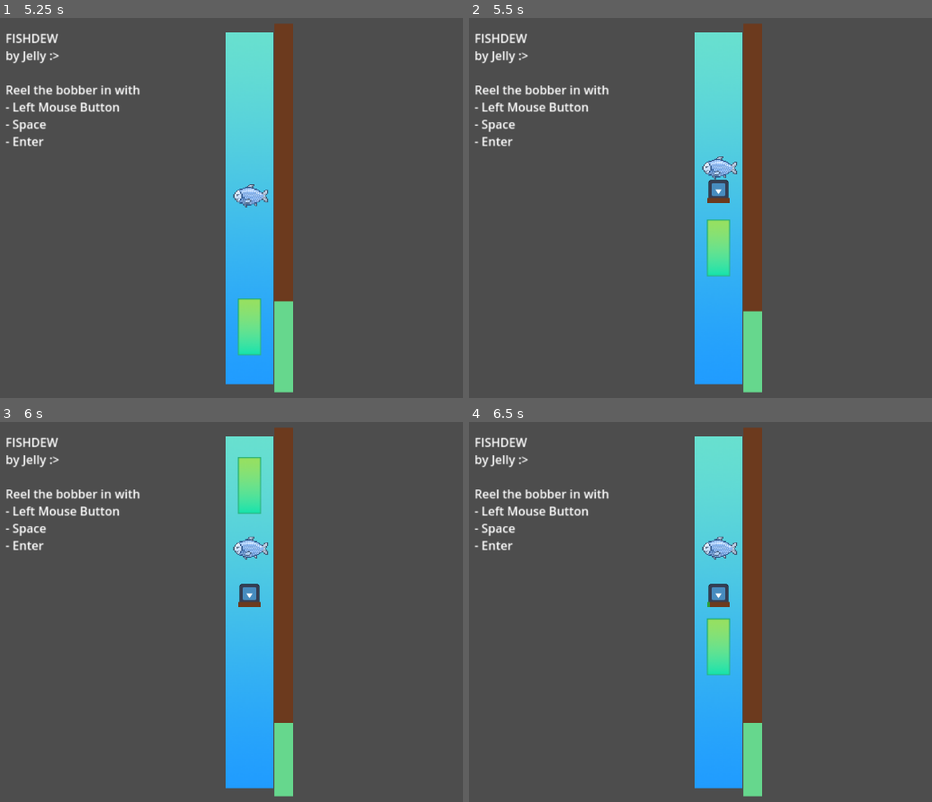
Above: before the commit, frames 1-4 (two rows, left to right).
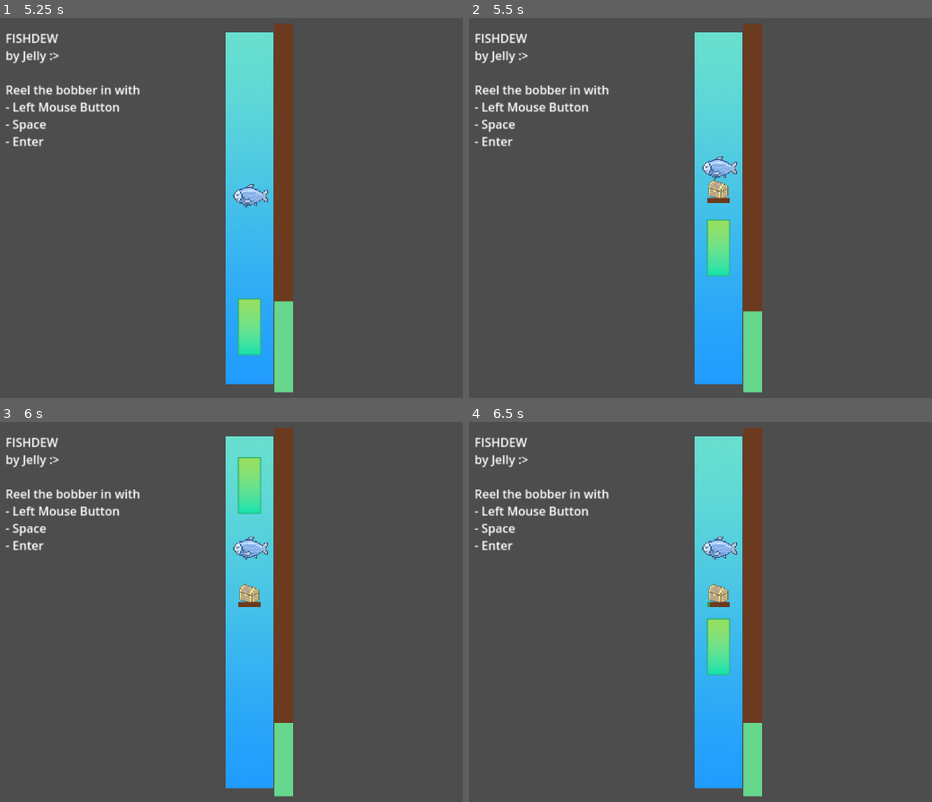
Above: after the commit, the same moments.

Repository: Anjellyrika/fishdew
Game: Godot game, scene res://src/main_level.tscn
Same seed, same stepped clock (60 frames per second), same inputs: the game is played once before the commit and once after it. The engine's default icon, where the game draws it, is replaced by a stand-in: a white triangle on a blue panel in a dark square.
Inputs (mouse positions are in pixels of both pictures, inside the frame that each line leads up to):
- Up to frame 1 (5.25 s): tap Enter at 0.5, 0.6, 2.1, 3.6, 5.1 s; move the mouse to (439, 37) at 0.52 s; hold Space (up) 0.53-2.03 s; click (439, 37) at 0.67 s; move the mouse to (106, 227) at 1.27 s; tap F at 1.35, 2.85, 4.35 s; move the mouse to (319, 120) at 2.02 s; move the mouse to (212, 287) at 2.77 s; hold Space (up) 2.78-4.28 s; click (212, 287) at 2.92 s; move the mouse to (outside the picture) at 3.52 s; move the mouse to (32, 147) at 4.27 s; tap Space (up) at 4.52 s; move the mouse to (287, 208) at 5.02 s; hold Space (up) from 5.03 s (still down); click (287, 208) at 5.17 s
- Up to frame 2 (5.5 s): keep holding Space (up)
- Up to frame 3 (6 s): move the mouse to (143, 509) at 5.77 s; release Space (up) at 5.78 s; tap F at 5.85 s
- Up to frame 4 (6.5 s): tap Space (up) at 6.02 s

Frame 1 is identical in both runs. In frame 2, 0.2% of the frame differs, in the area x 51-57%, y 42-48%; in frame 3, 0.2%; in frame 4, 0.2%.

Commit message:
feat: add treasure chest sprite

Diff:
--- a/src/chest.tscn
+++ b/src/chest.tscn
@@ -1,8 +1,8 @@
 [gd_scene load_steps=7 format=3 uid="uid://cmjndycxmndy1"]
 
 [ext_resource type="Script" path="res://src/chest.gd" id="1_ih0yb"]
-[ext_resource type="Texture2D" uid="uid://dvfwqq8liw4b" path="res://assets/icon.svg" id="1_pkcrj"]
 [ext_resource type="Script" path="res://src/TreasureProgress.gd" id="2_b1yqj"]
+[ext_resource type="Texture2D" uid="uid://bfqpgrqixy64o" path="res://assets/Treasure_Chest.png" id="2_uteaq"]
 
 [sub_resource type="RectangleShape2D" id="RectangleShape2D_xq7m3"]
 size = Vector2(26, 26)
@@ -18,11 +18,11 @@
 script = ExtResource("1_ih0yb")
 treasure = NodePath("TreasureProgress")
 
-[node name="Icon" type="Sprite2D" parent="."]
-position = Vector2(-4.76837e-07, 4.76837e-07)
-rotation = 3.14159
-scale = Vector2(0.20621, 0.20621)
-texture = ExtResource("1_pkcrj")
+[node name="TreasureChest" type="Sprite2D" parent="."]
+texture_filter = 1
+position = Vector2(-0.25, 0.25)
+scale = Vector2(0.0637019, 0.0637019)
+texture = ExtResource("2_uteaq")
 
 [node name="CollisionShape2D" type="CollisionShape2D" parent="."]
 shape = SubResource("RectangleShape2D_xq7m3")
Binary file added: assets/Treasure_Chest.png
Not shown, added: assets/Treasure_Chest.png.import
